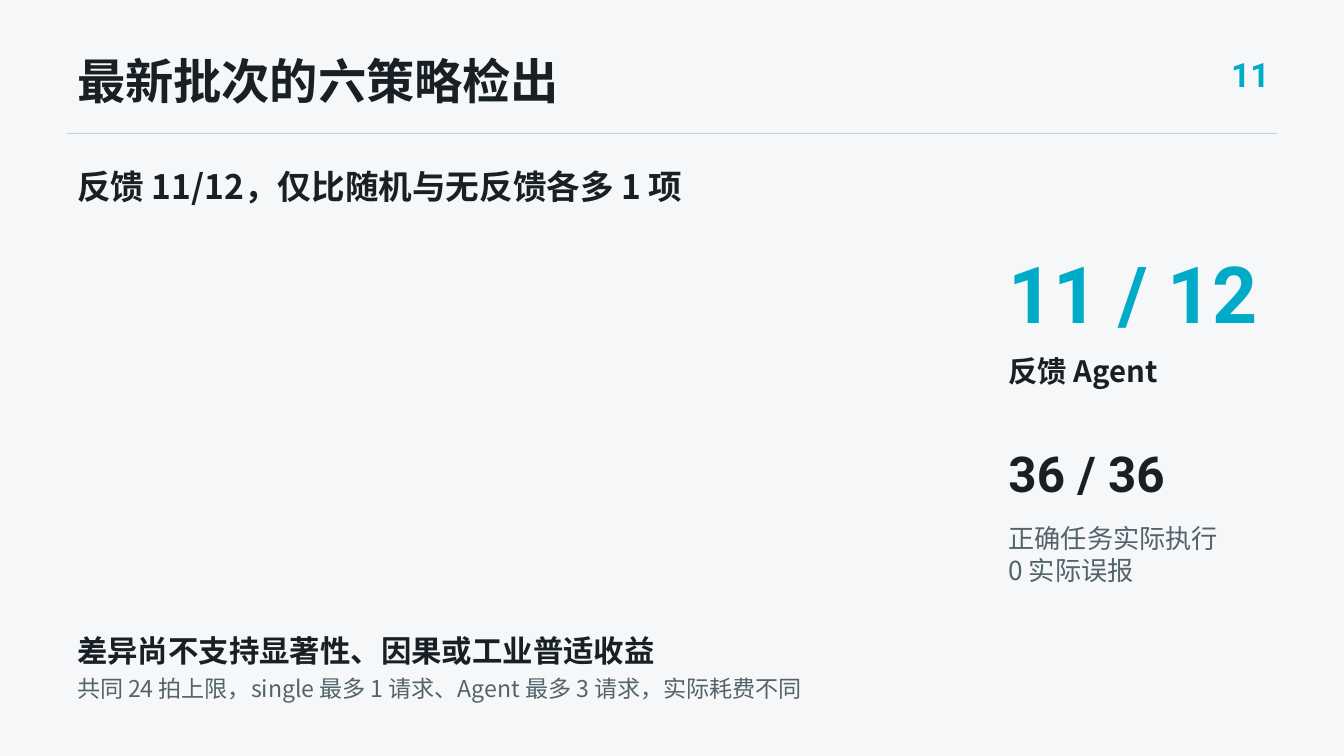
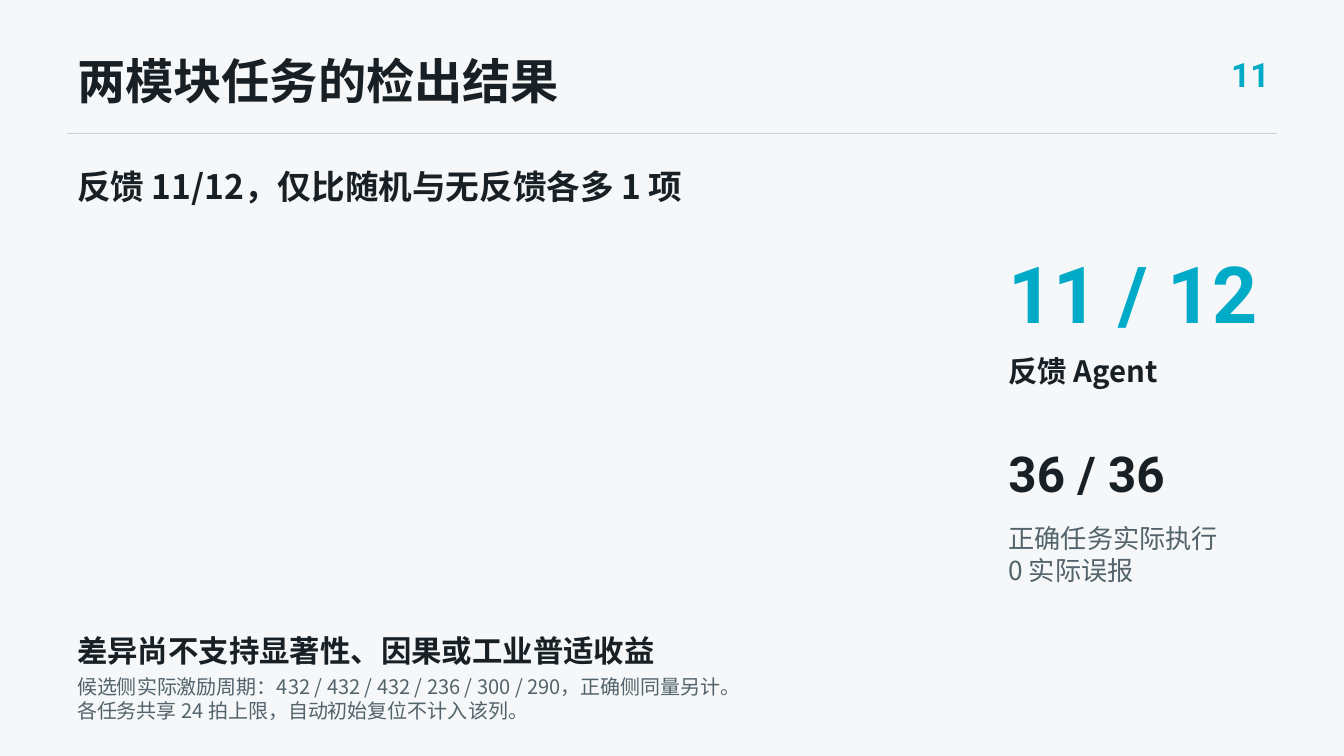
Before and after one commit to TYOCT-13/iverilog-ai-lab, a slide deck: slide 11 of docs/competition/ic/v4/presentation/output/ICARUS_AI_IC_defense_v4.pptx. Drawn at 1344x756 pixels with LibreOffice and Linux fonts; fonts in the diff are those of the drawing. Boxes give left, top, right and bottom in pixels: in the first picture for what was removed or moved away, otherwise in the second. Text is boxed around its words. In the diff, an @@ line names an element or a change of style, - is before the commit and + after.

```diff
--- a/docs/competition/ic/v4/presentation/output/ICARUS_AI_IC_defense_v4.pptx
+++ b/docs/competition/ic/v4/presentation/output/ICARUS_AI_IC_defense_v4.pptx
@@ text at (77, 57, 559, 104): text changed @@
-最新批次的六策略检出
+两模块任务的检出结果
@@ text at (77, 677, 740, 720): text changed; size 16.5 to 14.2 pt @@
-共同 24 拍上限，single 最多 1 请求、Agent 最多 3 请求，实际耗费不同
+候选侧实际激励周期：432 / 432 / 432 / 236 / 300 / 290，正确侧同量另计。
+各任务共享 24 拍上限，自动初始复位不计入该列。
```
Also in this commit, not shown: 8 other slides changed, 7 slides added, 7 slides removed, 28 other files.
